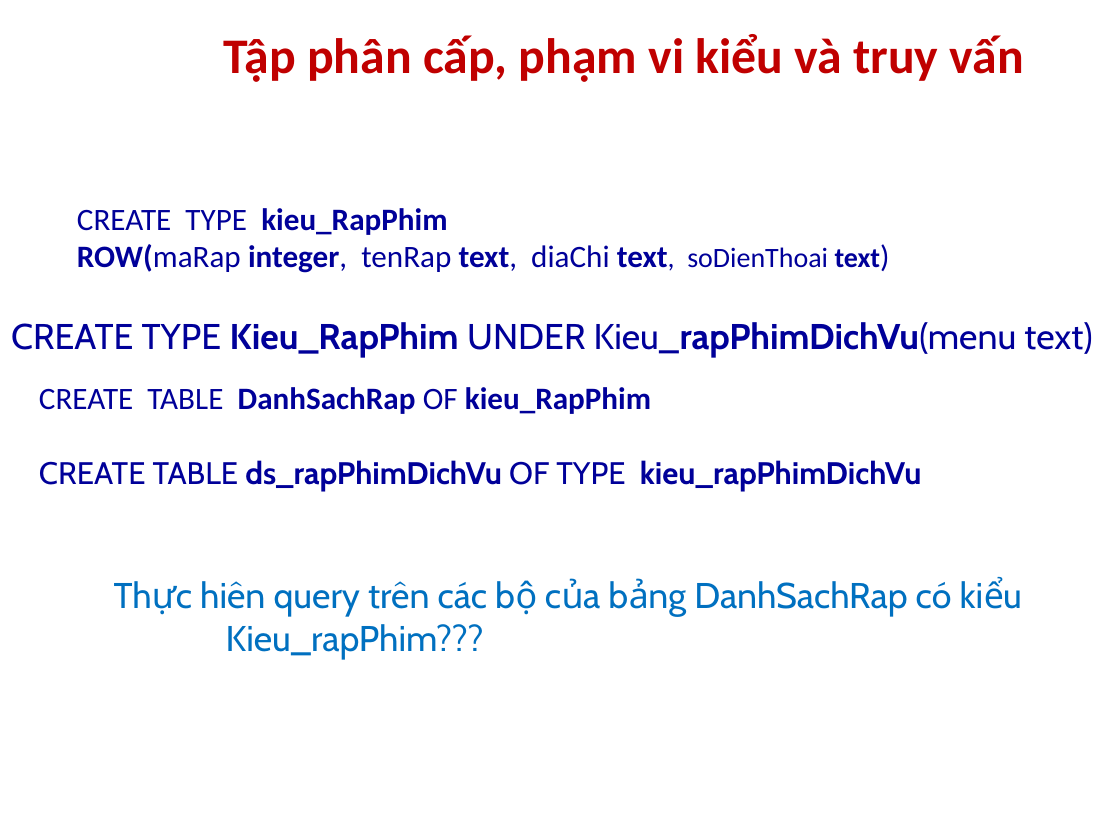
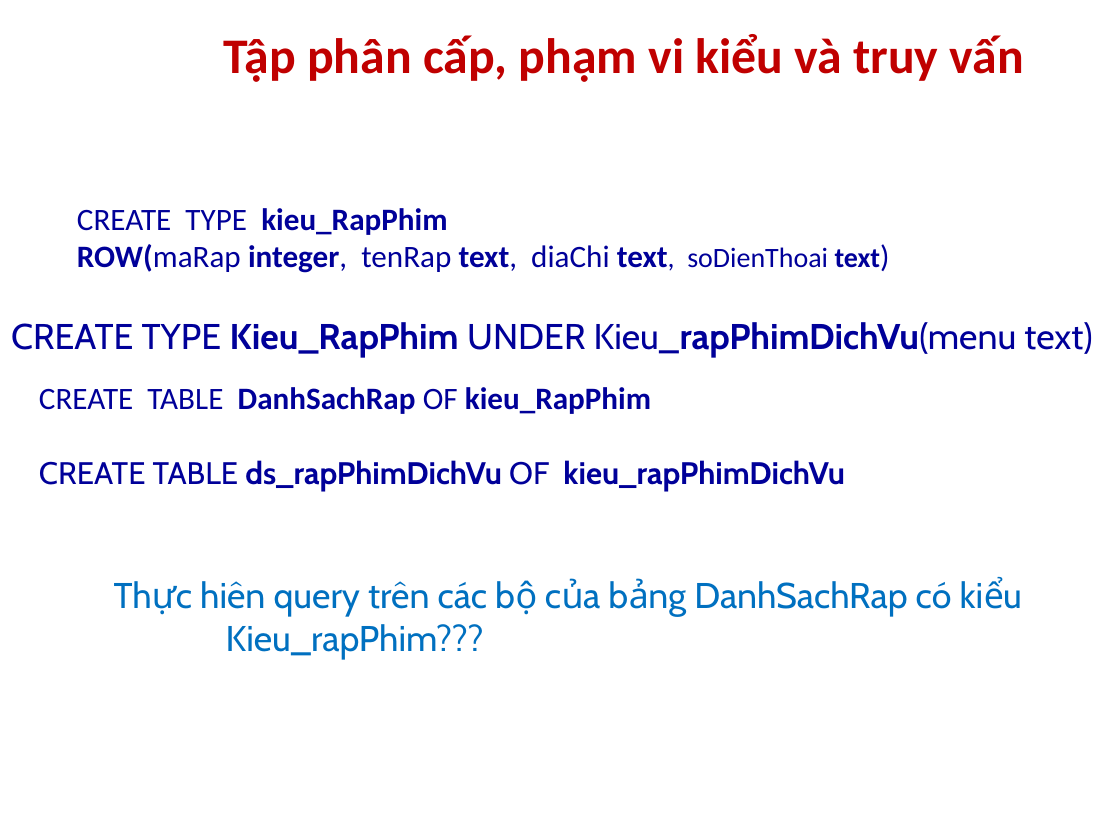
Before and after one commit to computerline1z/thaothaotientien, a slide deck: slide 15 of Thanh Thảo - 0912431/Seminar/topic#8b chapter 4-5___VER3.pptx. Drawn at 1120x840 pixels with LibreOffice and Linux fonts; fonts in the diff are those of the drawing; background and template pictures are left out. Boxes give left, top, right and bottom in pixels: in the first picture for what was removed or moved away, otherwise in the second. Text is boxed around its words. In the diff, an @@ line names an element or a change of style, - is before the commit and + after.

```diff
--- a/Thanh Thảo - 0912431/Seminar/topic#8b chapter 4-5___VER3.pptx
+++ b/Thanh Thảo - 0912431/Seminar/topic#8b chapter 4-5___VER3.pptx
@@ text at <box>39,460,845,492</box>: text changed @@
-CREATE TABLE ds_rapPhimDichVu OF TYPE kieu_rapPhimDichVu
+CREATE TABLE ds_rapPhimDichVu OF kieu_rapPhimDichVu
```
Also in this commit, not shown: 4 other slides changed.
